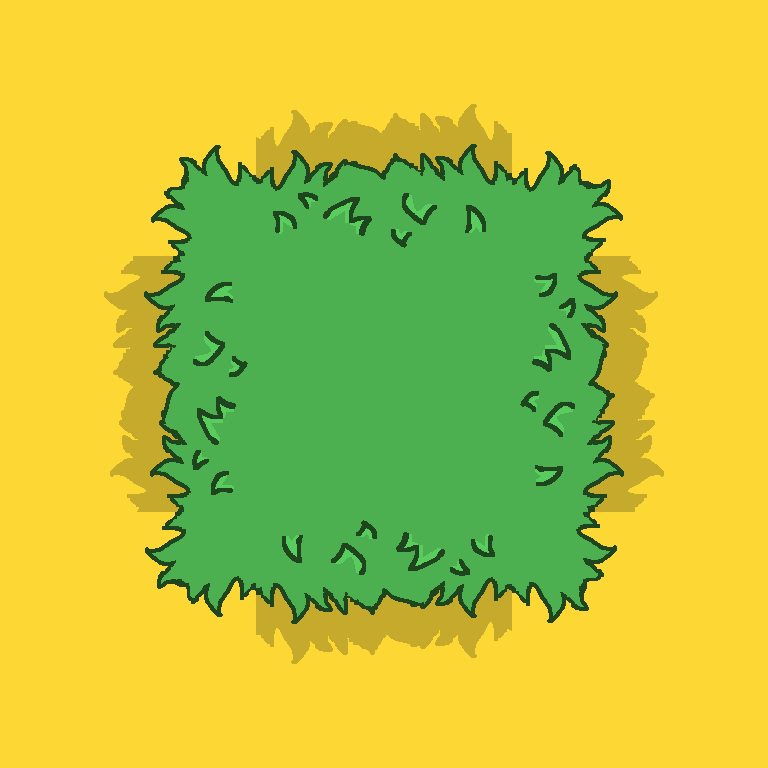
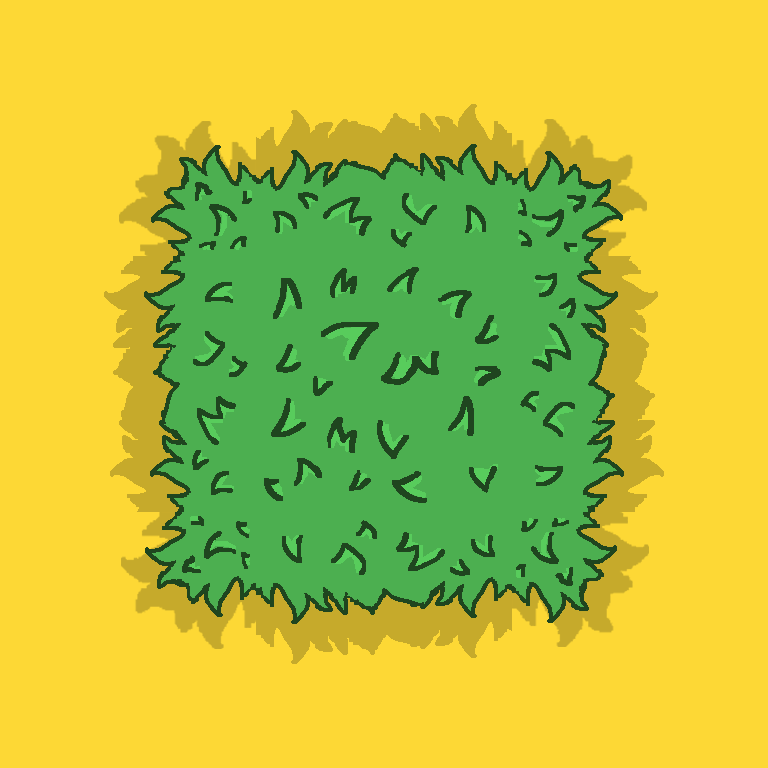
Revision of a layered 768px x 768px image; what changed, layer by layer:
painted on "GrassOutCorner copia 2" over [119, 121, 256, 256]
painted on "GrassOutCorner copia" over [512, 512, 649, 647]
painted on "GrassOutCorner copia 3" over [512, 119, 647, 256]
painted on "GrassOutCorner" (2nd of 2, in "GrassOutCorner") over [121, 512, 256, 649]
painted on "GrassOutCentre" over [264, 267, 501, 503]
